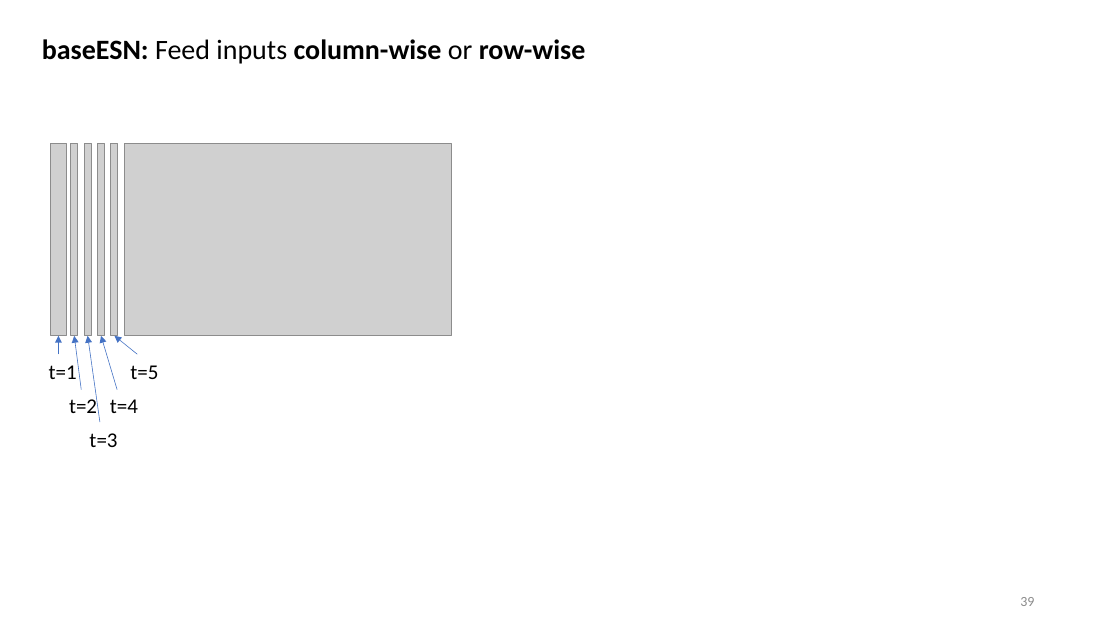
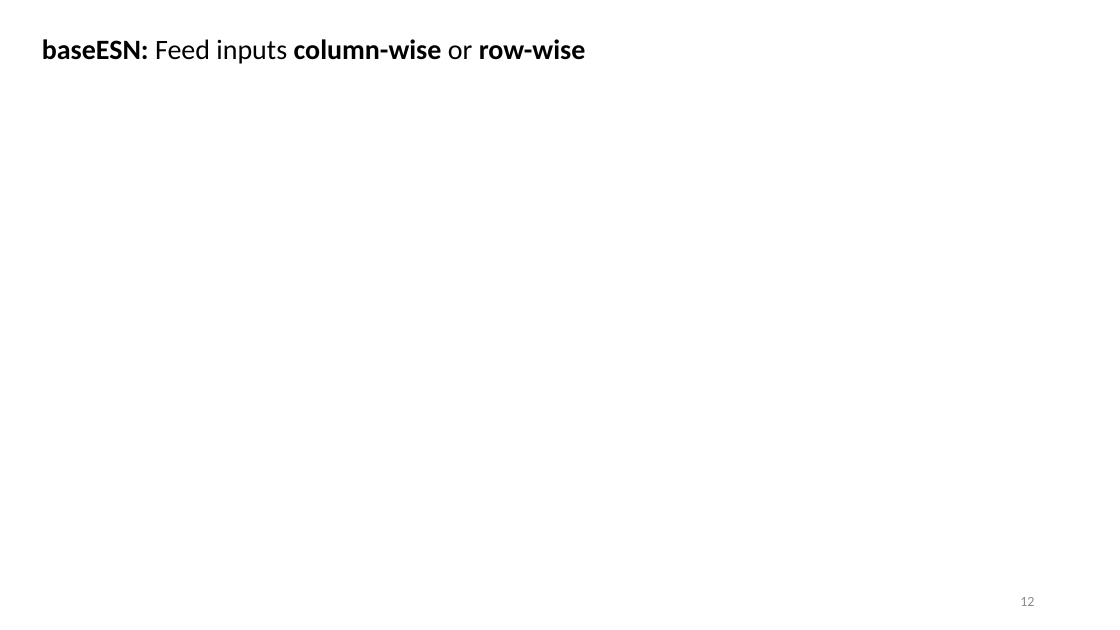
Before and after one commit to MarcoLandtHayen/EchoStateNetworks, a slide deck: slide 12 of ESN_ClassificationLRP_ENSO_OD-Talk.pptx (slide 39 before the commit). Drawn at 1120x630 pixels with LibreOffice and Linux fonts; fonts in the diff are those of the drawing; grey boxes stand for pictures. Boxes give left, top, right and bottom in pixels: in the first picture for what was removed or moved away, otherwise in the second. Text is boxed around its words. In the diff, an @@ line names an element or a change of style, - is before the commit and + after.

```diff
--- a/ESN_ClassificationLRP_ENSO_OD-Talk.pptx
+++ b/ESN_ClassificationLRP_ENSO_OD-Talk.pptx
@@ picture removed at box(51, 144, 66, 336) @@
@@ picture removed at box(71, 144, 77, 336) @@
@@ picture removed at box(84, 144, 91, 336) @@
@@ picture removed at box(97, 144, 104, 336) @@
@@ picture removed at box(111, 144, 118, 336) @@
@@ picture removed at box(124, 144, 451, 336) @@
@@ arrow removed from (59, 355) to (59, 336) @@
@@ arrow removed from (82, 390) to (74, 336) @@
@@ arrow removed from (100, 423) to (87, 336) @@
@@ arrow removed from (117, 390) to (101, 336) @@
@@ arrow removed from (137, 355) to (114, 336) @@
@@ text removed at box(49, 365, 77, 379) @@
-t=1
@@ text removed at box(130, 365, 158, 379) @@
-t=5
@@ text removed at box(69, 395, 97, 413) @@
-t=2
@@ text removed at box(110, 399, 138, 413) @@
-t=4
@@ text removed at box(89, 433, 117, 447) @@
-t=3
@@ page number at box(1020, 597, 1034, 606): text changed @@
-39
+12
```
Also in this commit, not shown: 13 other slides changed, 7 slides added, 8 slides removed.
